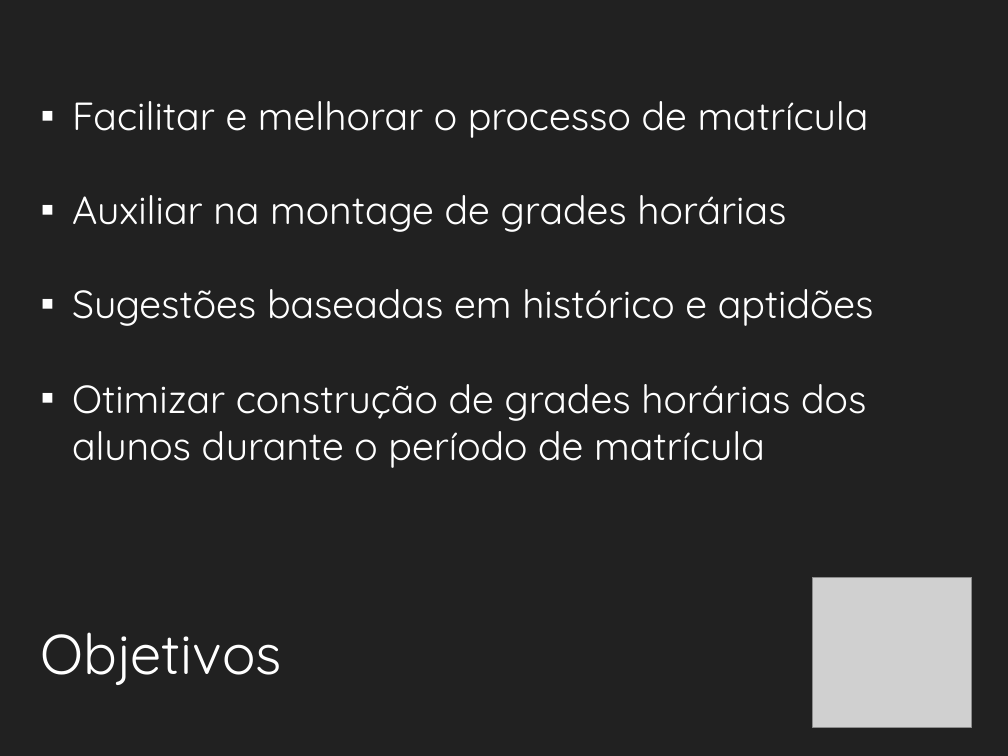
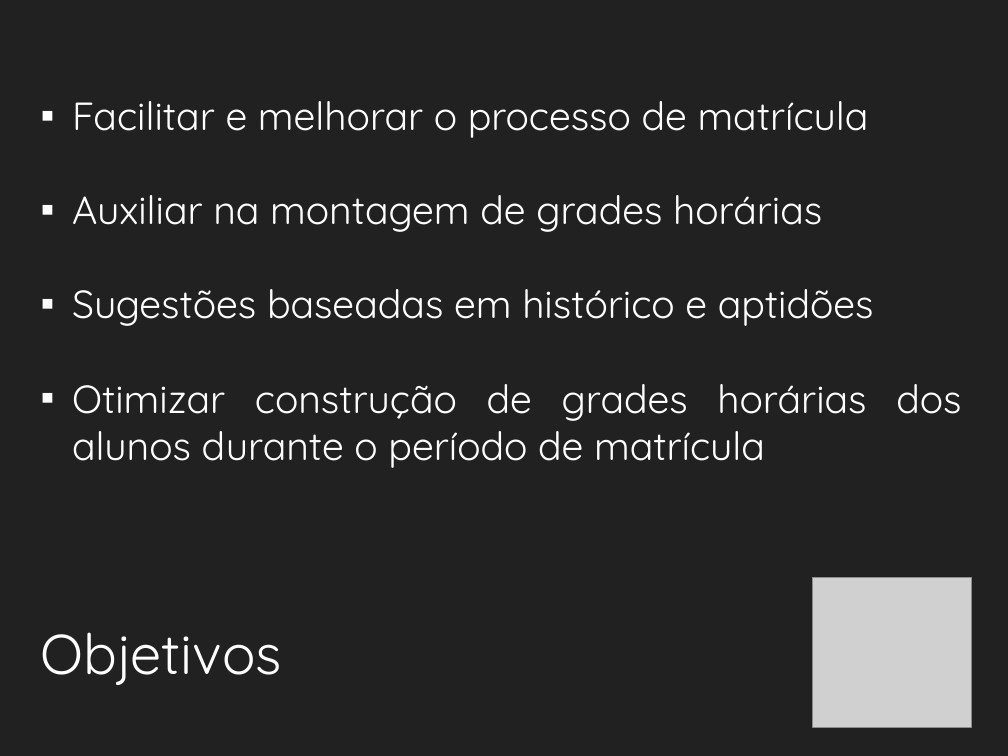
Before and after one commit to ovflowd/matriculeMe, a slide deck: slide 8 of Artefatos/ApresentaçãoFinal.pptx (slide 5 before the commit). Drawn at 1008x756 pixels with LibreOffice and Linux fonts; fonts in the diff are those of the drawing; grey boxes stand for pictures; background and template pictures are left out. Boxes give left, top, right and bottom in pixels: in the first picture for what was removed or moved away, otherwise in the second. Text is boxed around its words. In the diff, an @@ line names an element or a change of style, - is before the commit and + after.

Commit message:
Final Update?

```diff
--- a/Artefatos/ApresentaçãoFinal.pptx
+++ b/Artefatos/ApresentaçãoFinal.pptx
@@ text at [72, 101, 961, 468]: alignment left to justified @@
@@ text at [72, 195, 822, 232]: text changed @@
-▪ Auxiliar na montage de grades horárias
+▪ Auxiliar na montagem de grades horárias
```
Also in this commit, not shown: 21 other slides changed, 9 slides added.
